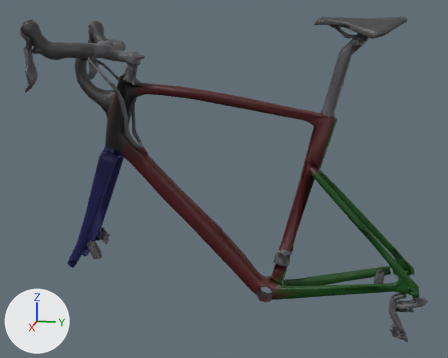
Before and after pictures for a commit that changed the glTF model apps/client/public/models/bikes/roubaix/roubaix61_lod2.glb.
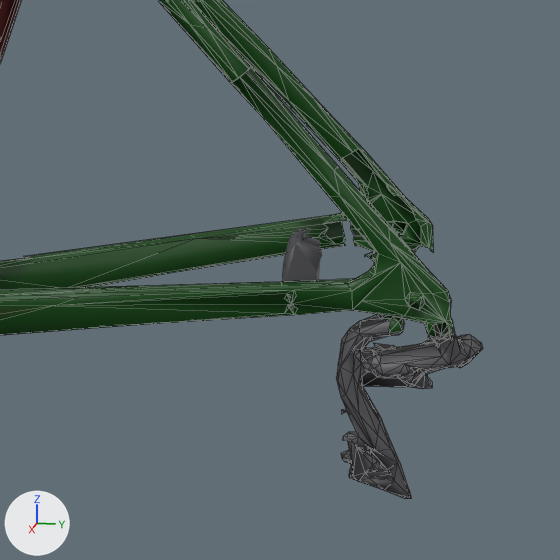
Old and new are each drawn whole from a camera (50 mm lens) standing at (1.77, 0.219, 1.05) and looking at (0.009, -0.134, 0.61) and again close up on the part from 67% to 100% of the width and 58% to 100% of the height. Lighting does not change. The marker at lower left points along +X, +Y and +Z. The first two pictures are the older version. The close-ups show mesh edges as thin lines. Vertices at exactly the same position are counted once.

The first close-up shows 'etrier_arriere', 'frame'.
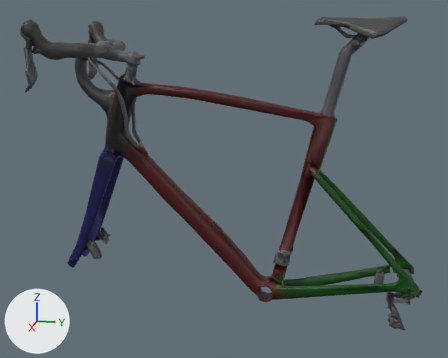
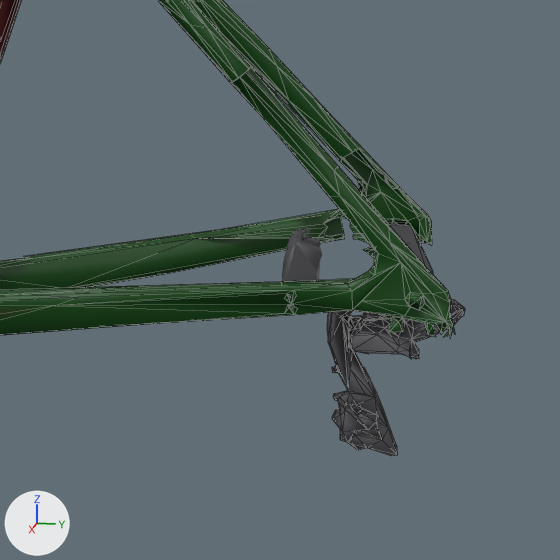
Location of each change, [x1, y1, x2, y2] in pixels of the close-ups (560 x 560 px):
'frame', reshaped: before [0, 0, 483, 499]; after [0, 0, 465, 456]
part 1 of me_frame, added: after [327, 274, 465, 456]
part 2 of me_frame, added: after [388, 222, 433, 273]
part 3 of me_frame, cut back: before [25, 149, 483, 499]; after [25, 149, 432, 288]

Patch to the scene script:
```diff
--- a/apps/client/public/models/bikes/roubaix/roubaix61_lod2.glb.py
+++ b/apps/client/public/models/bikes/roubaix/roubaix61_lod2.glb.py
@@ me_frame @@
 # used by ob_frame; location = (0.0, 0.0, 0.0)
-me_frame.from_pydata(...)  # 1755 vertices, 2997 faces; spans x -0.078..0.08, y -0.59..0.465, z 0.163..0.981
+me_frame.from_pydata(...)  # 1788 vertices, 3021 faces; spans x -0.081..0.08, y -0.59..0.465, z 0.145..0.981
+# me_frame part 1: a new loose piece of 255 vertices spanning x -0.08..-0.045, y 0.359..0.465, z 0.145..0.297, in mat_components (dark grey #59595d)
+# me_frame part 2: a new loose piece of 14 vertices spanning x -0.081..-0.075, y 0.395..0.44, z 0.293..0.335, in mat_components (dark grey #59595d)
+# me_frame part 3: 114 vertices moved from x -0.078..-0.058, y 0.355..0.438, z 0.301..0.382 to x -0.081..-0.061, y 0.355..0.438, z 0.301..0.382; 236 vertices removed from x 0.045..0.079, y 0.359..0.465, z 0.163..0.312
 me_frame.materials.append(mat_frame)
```
